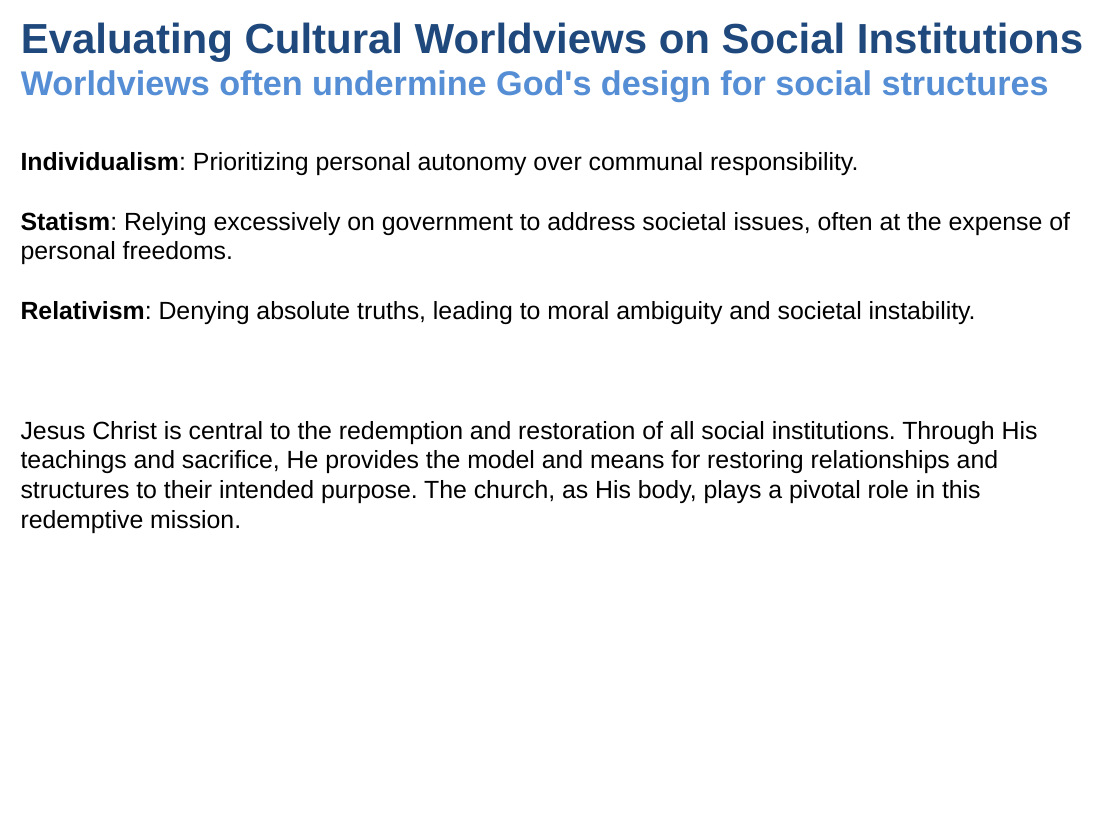
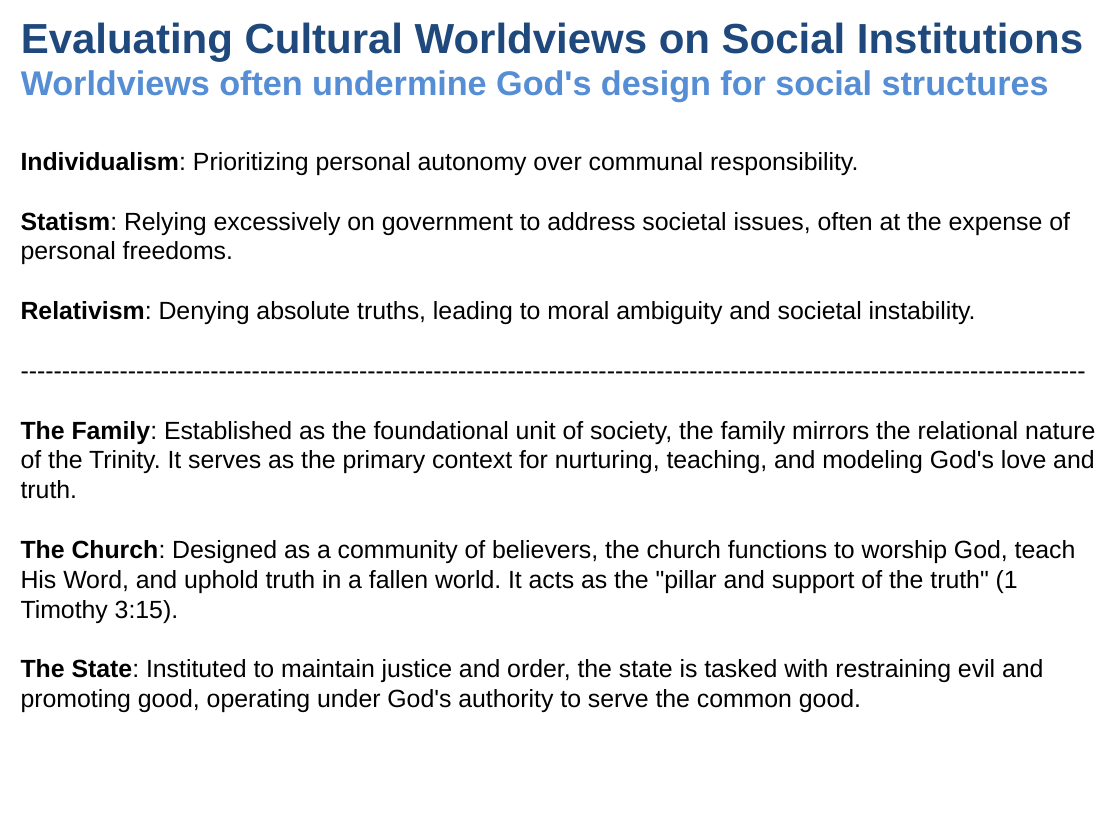
Before and after one commit to UsefulEngines/EvangelismPublic, a slide deck: slide 2 of 2024-Q4/2024-11-24/2024-11-24-Psalms.pptx (slide 25 before the commit). Drawn at 1120x840 pixels with LibreOffice and Linux fonts; fonts in the diff are those of the drawing. Boxes give left, top, right and bottom in pixels: in the first picture for what was removed or moved away, otherwise in the second. Text is boxed around its words. In the diff, an @@ line names an element or a change of style, - is before the commit and + after.

```diff
--- a/2024-Q4/2024-11-24/2024-11-24-Psalms.pptx
+++ b/2024-Q4/2024-11-24/2024-11-24-Psalms.pptx
@@ text at (21, 421, 1095, 712): text changed @@
-Jesus Christ is central to the redemption and restoration of all social institutions. Through His teachings and sacrifice, He provides the model and means for restoring relationships and structures to their intended purpose. The church, as His body, plays a pivotal role in this redemptive mission.
+---------------------------------------------------------------------------------------------------------------------------------
+The Family: Established as the foundational unit of society, the family mirrors the relational nature of the Trinity. It serves as the primary context for nurturing, teaching, and modeling God's love and truth.
+The Church: Designed as a community of believers, the church functions to worship God, teach His Word, and uphold truth in a fallen world. It acts as the "pillar and support of the truth" (1 Timothy 3:15).
+The State: Instituted to maintain justice and order, the state is tasked with restraining evil and promoting good, operating under God's authority to serve the common good.
```
Also in this commit, not shown: 5 other slides changed, 2 slides added, 22 slides removed.
